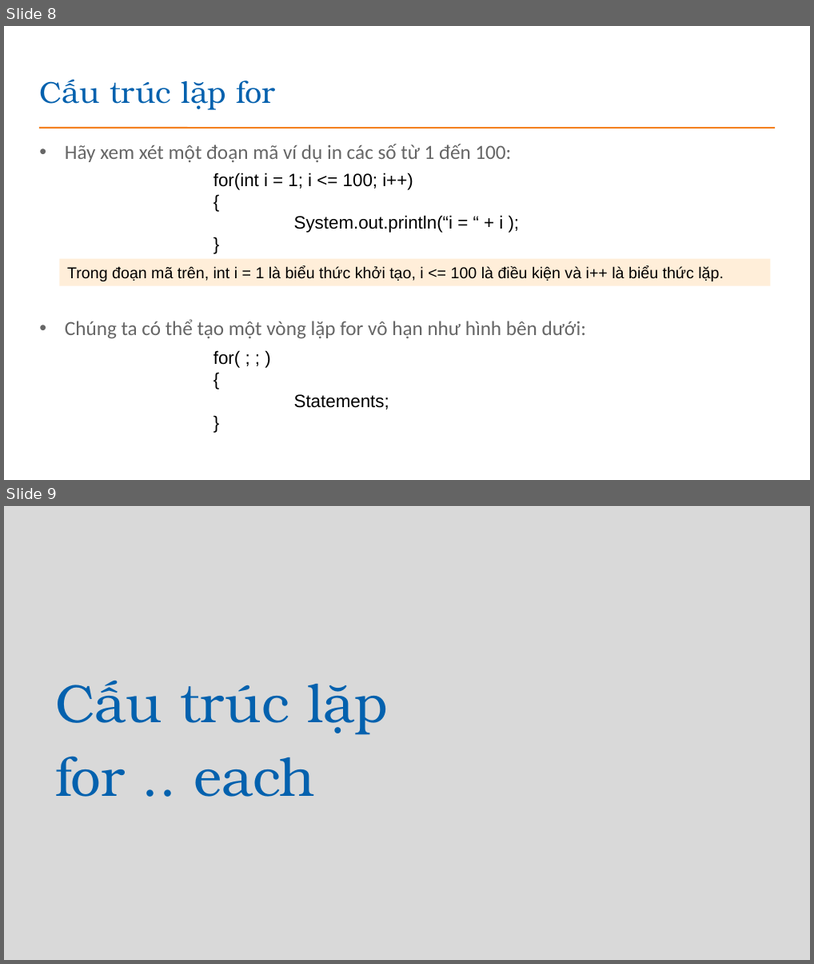
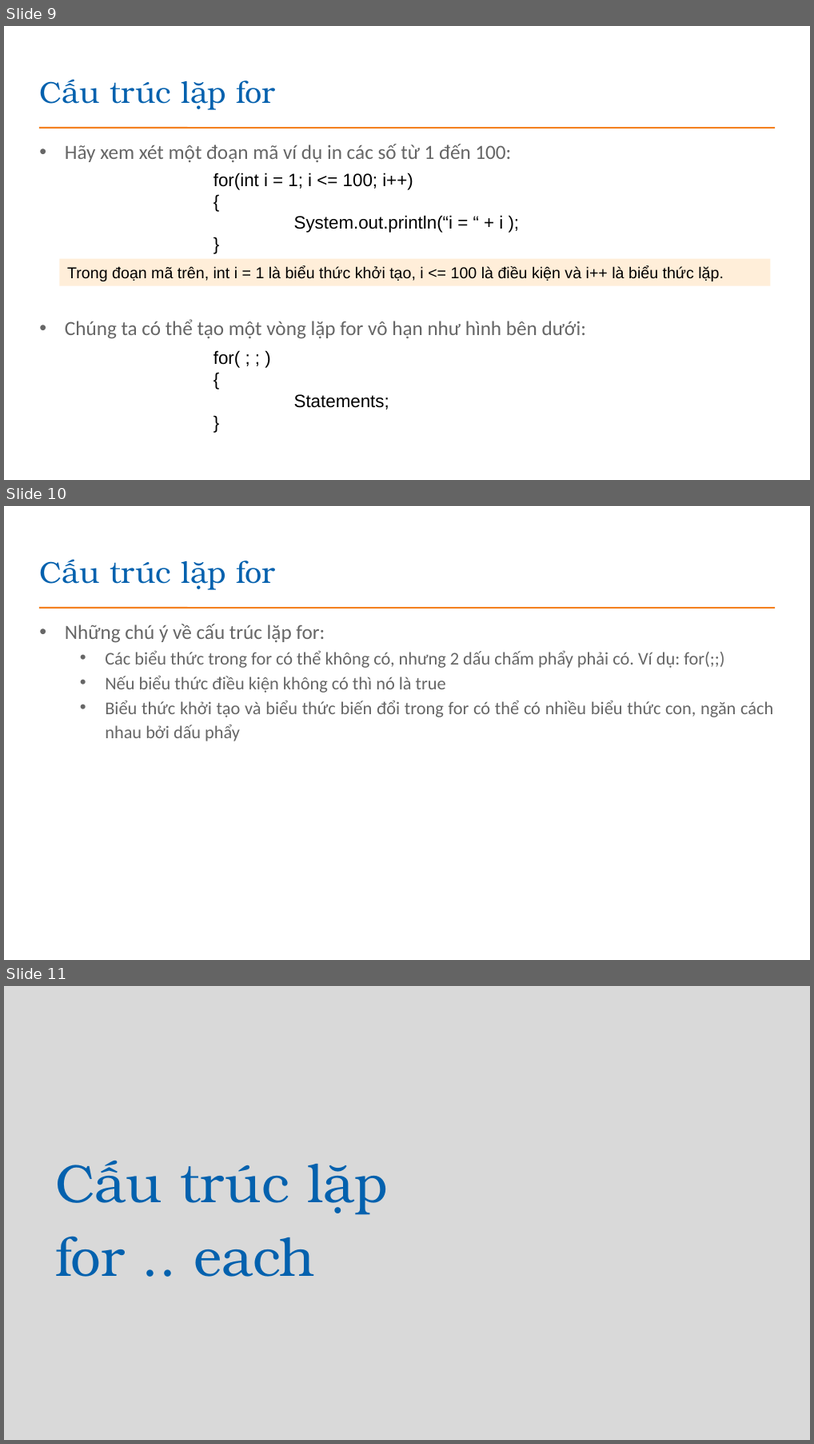
Before and after one commit to EdisonTechnologyAcademy/Java---Construction, a slide deck: presentations/Bài 5_Cac cau truc lap.pptx. Shown one above the other, each under a label of ours: slides 8 and 9 before the commit, slides 9, 10 and 11 after it. The pictures are 814x964 and 814x1444 pixels, drawn with LibreOffice and Linux fonts; fonts in the diff are those of the drawing; background and template pictures are left out. Boxes give left, top, right and bottom in pixels: in the first picture for what was removed or moved away, otherwise in the second. Text is boxed around its words. In the diff, an @@ line names an element or a change of style, - is before the commit and + after.

```diff
--- a/presentations/Bài 5_Cac cau truc lap.pptx
+++ b/presentations/Bài 5_Cac cau truc lap.pptx
@@ slide 10 added at [4,506,810,960], background #FFFFFF; not listed: 1 template element that a slide beside it also shows @@
@@ title added at [39,559,275,590], 27 pt, text #0361AE @@
+Cấu trúc lặp for
@@ text added at [65,624,774,741], 16 pt, text #666666 @@
+• Những chú ý về cấu trúc lặp for:
+  • Các biểu thức trong for có thể không có, nhưng 2 dấu chấm phẩy phải có. Ví dụ: for(;;)
+  • Nếu biểu thức điều kiện không có thì nó là true
+  • Biểu thức khởi tạo và biểu thức biến đổi trong for có thể có nhiều biểu thức con, ngăn cách nhau bởi dấu phẩy
@@ what was slide 8 is now slide 9 @@
@@ what was slide 9 is now slide 11 @@
```
Also in this commit, not shown: 4 other slides added, 19 other files.
